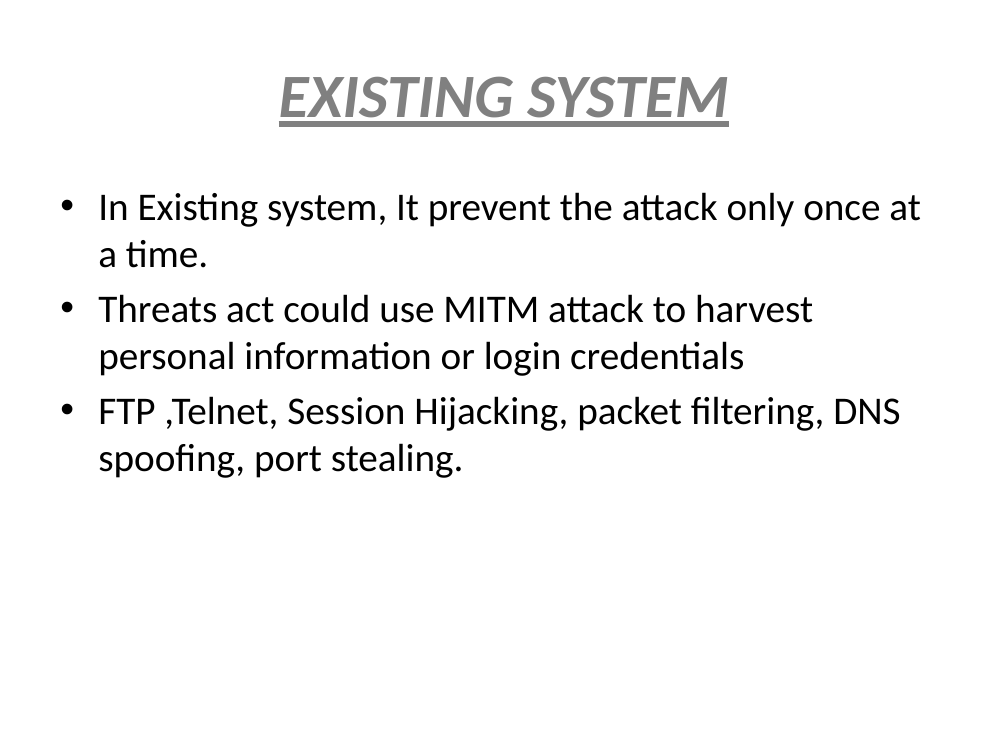
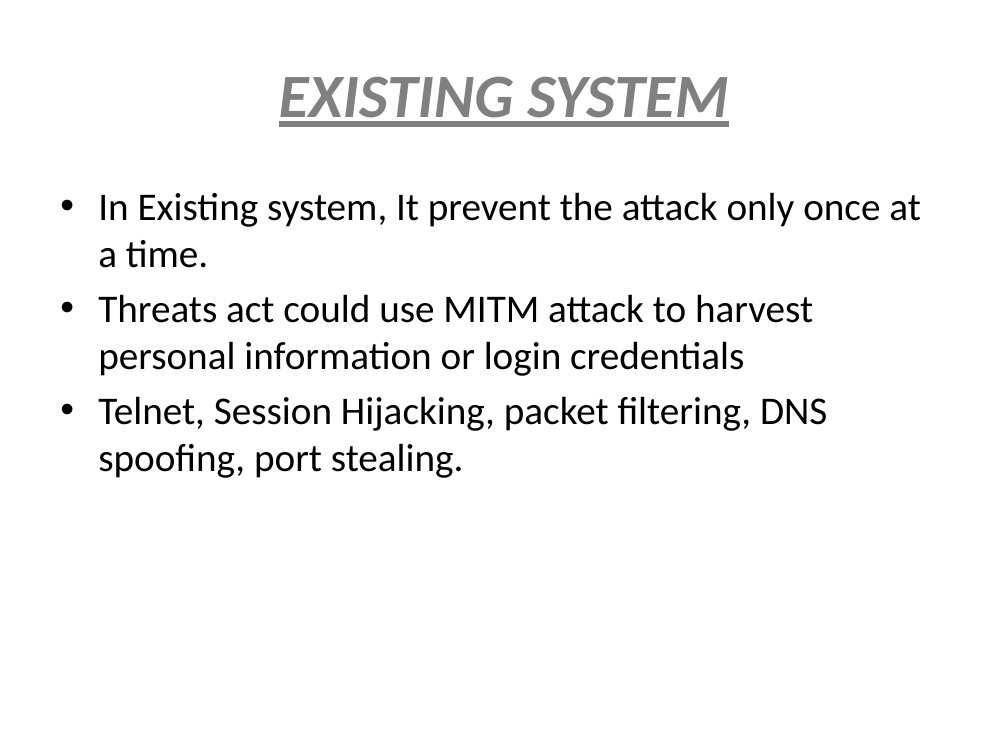
Before and after one commit to Musthafa2001/project-ppt, a slide deck: slide 4 of Dhatshana-batch.pptx. Drawn at 1008x756 pixels with LibreOffice and Linux fonts; fonts in the diff are those of the drawing. Boxes give left, top, right and bottom in pixels: in the first picture for what was removed or moved away, otherwise in the second. Text is boxed around its words. In the diff, an @@ line names an element or a change of style, - is before the commit and + after.

Commit message:
ftp remove

```diff
--- a/Dhatshana-batch.pptx
+++ b/Dhatshana-batch.pptx
@@ text at (98, 396, 827, 478): text changed @@
-• FTP ,Telnet, Session Hijacking, packet filtering, DNS spoofing, port stealing.
+• Telnet, Session Hijacking, packet filtering, DNS spoofing, port stealing.
```
